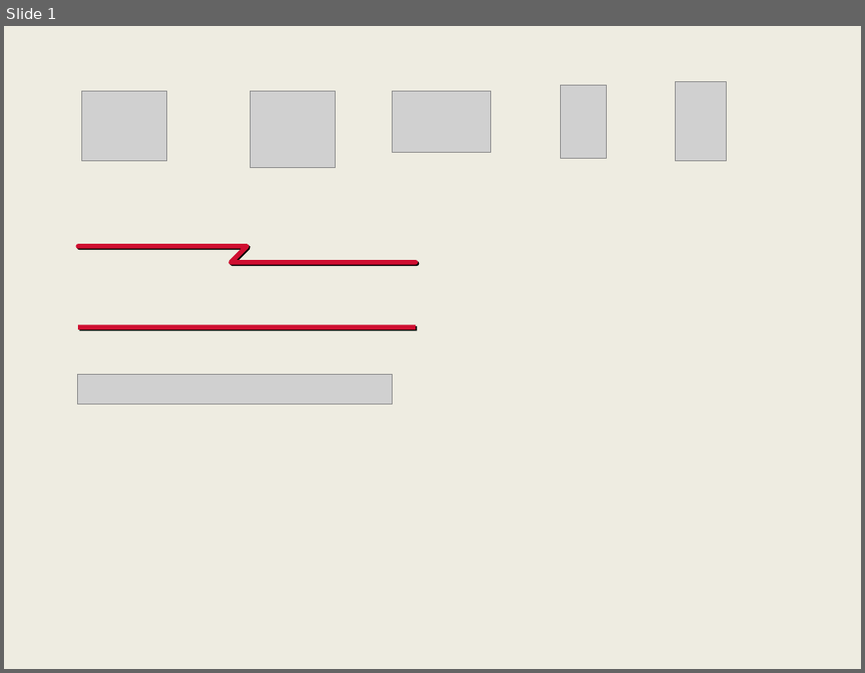
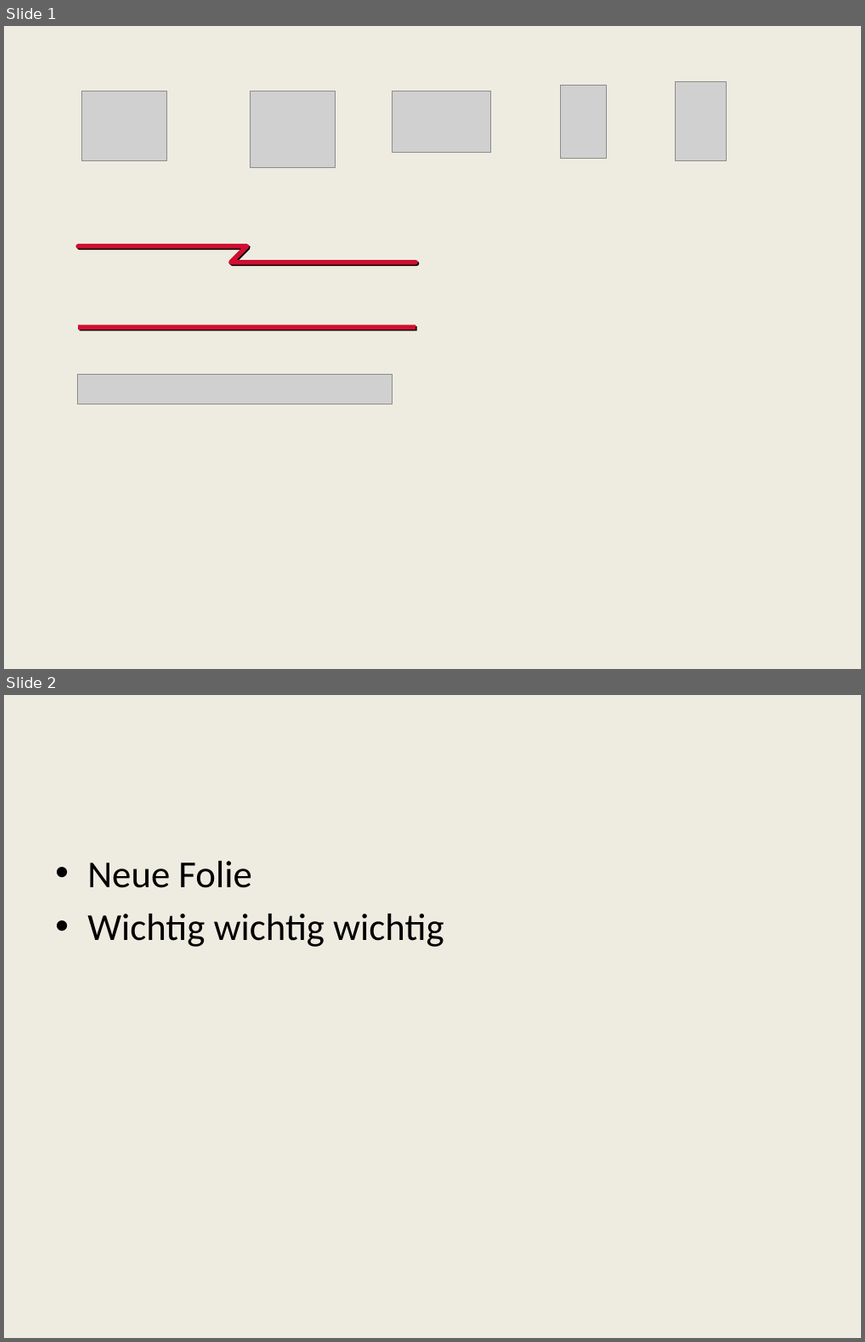
Before and after one commit to RaphaelGMs/homework, a slide deck: Symbole.pptx. Shown one above the other, each under a label of ours: slide 1 before the commit, slides 1 and 2 after it. The pictures are 865x673 and 865x1342 pixels, drawn with LibreOffice and Linux fonts; fonts in the diff are those of the drawing; grey boxes stand for pictures. Boxes give left, top, right and bottom in pixels: in the first picture for what was removed or moved away, otherwise in the second. Text is boxed around its words. In the diff, an @@ line names an element or a change of style, - is before the commit and + after.

Commit message:
hello

```diff
--- a/Symbole.pptx
+++ b/Symbole.pptx
@@ slide 2 added at box(4, 695, 861, 1338), background #EEECE1 @@
@@ text added at box(87, 861, 443, 947), 32 pt, text #000000 @@
+• Neue Folie
+• Wichtig wichtig wichtig
```
